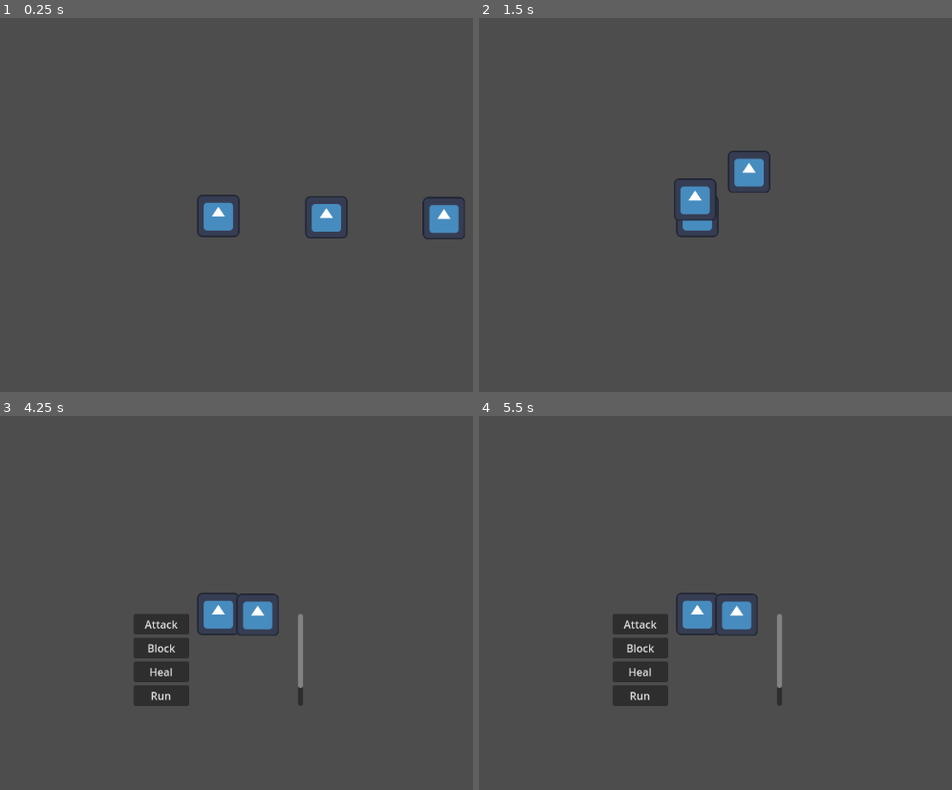
Above: before the commit, frames 1-4 (two rows, left to right).
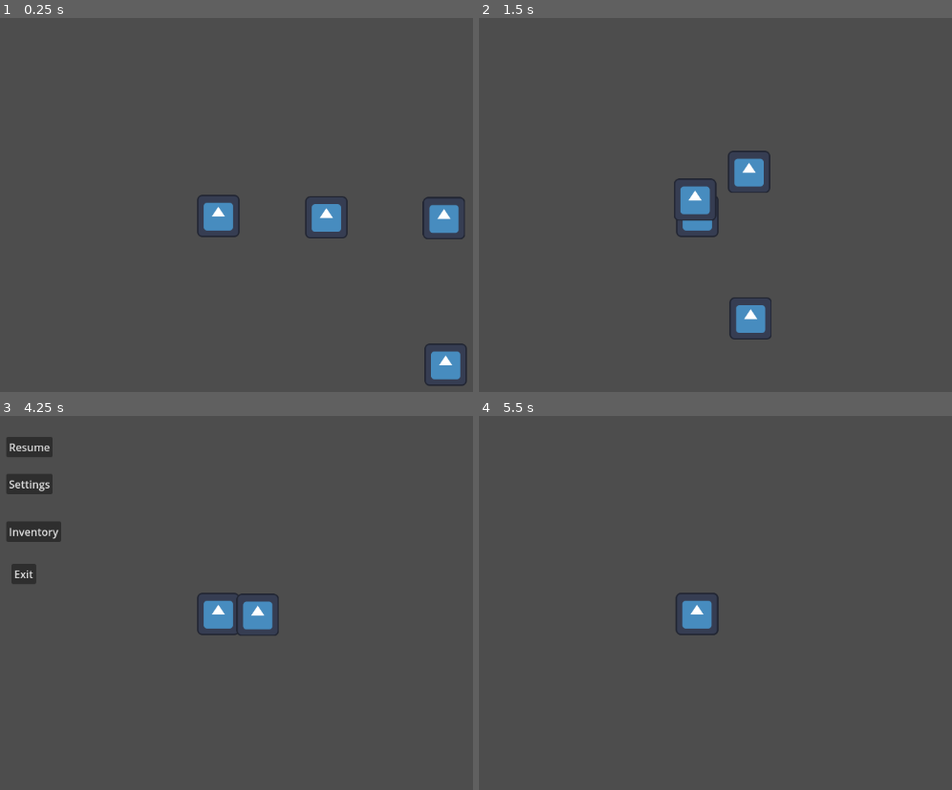
Above: after the commit, the same moments.

Repository: Routund/Mount_Belforte
Game: Godot game, scene res://Scenes/Overworld.tscn
The game is run twice, just before and just after one commit, with the same random seed, the same clock (stepped at 60 frames per second) and the same inputs. The engine's default icon, where the game draws it, is replaced by a stand-in: a white triangle on a blue panel in a dark square.
Inputs (mouse positions are in pixels of both pictures, inside the frame that each line leads up to):
- Up to frame 1 (0.25 s): no input
- Up to frame 2 (1.5 s): hold D (right) 0.53-1.28 s; hold S (down) from 1.28 s (still down)
- Up to frame 3 (4.25 s): release S (down) at 2.03 s; hold D (right) 2.03-2.78 s; hold W (up) 2.78-3.53 s; hold A (left) from 3.53 s (still down); tap Shift (inventory) at 4.15 s
- Up to frame 4 (5.5 s): release A (left) at 4.25 s; click (507, 445) at 4.25 s, where only the run after the commit has a clickable "Resume"; click (639, 718) at 5 s, where only the run before the commit has a clickable "NOTHING"

The runs differ from the first frame. In frame 1, 0.6% of the frame differs, in the area x 89-99%, y 86-99%; in frame 2, 0.6%; in frame 3, 4.4%, in the area x 1-65%, y 5-78%; in frame 4, 3.3%.

Commit message:
Pause Menu and collecting cards

Diff:
--- /dev/null
+++ b/Pause.gd
@@ -0,0 +1,32 @@
+extends CanvasLayer
+
+var paused = false
+# Called when the node enters the scene tree for the first time.
+func _ready():
+	pass # Replace with function body.
+
+
+# Called every frame. 'delta' is the elapsed time since the previous frame.
+func _process(_delta):
+	if Input.is_action_just_pressed("inventory") and paused == false:
+		get_tree().paused = true
+		paused = true
+		show()
+	elif Input.is_action_just_pressed("inventory") and paused == true:
+		get_tree().paused = false
+		paused = false
+		hide()
+
+
+func _on_button_pressed():
+	get_tree().paused = false
+	paused = false
+	hide()
+
+
+func _on_inventory_pressed():
+	$Inventory.show()
+	$Resume.hide()
+	$Settings.hide()
+	$Inventor.hide()
+	$Exit.hide()
--- a/Scenes/Overworld.tscn
+++ b/Scenes/Overworld.tscn
@@ -14,11 +14,15 @@
 
 [node name="Player" parent="." instance=ExtResource("1_l2n5d")]
 
-[node name="Nothing card" parent="." instance=ExtResource("2_bjbhx")]
+[node name="card" parent="." instance=ExtResource("2_bjbhx")]
 position = Vector2(681, 7)
 
 [node name="Slime" parent="." instance=ExtResource("3_6078i")]
 position = Vector2(466, 6)
 
 [node name="NavigationRegion2D" type="NavigationRegion2D" parent="."]
+position = Vector2(227, 247)
 navigation_polygon = SubResource("NavigationPolygon_0qgq4")
+
+[node name="card2" parent="." instance=ExtResource("2_bjbhx")]
+position = Vector2(686, 450)
--- a/Scenes/inventory.tscn
+++ b/Scenes/inventory.tscn
@@ -12,9 +12,10 @@
 anchor_top = 0.5
 anchor_right = 0.5
 anchor_bottom = 0.5
-offset_left = -128.0
-offset_right = 128.0
-offset_bottom = 139.0
+offset_left = -160.0
+offset_top = -28.0
+offset_right = 96.0
+offset_bottom = 111.0
 grow_horizontal = 2
 grow_vertical = 2
 follow_focus = true
@@ -44,12 +45,25 @@
 layout_mode = 2
 text = "Run"
 
-[node name="Nothing" type="Button" parent="ScrollContainer/VBoxContainer"]
+[node name="Poison" type="Button" parent="ScrollContainer/VBoxContainer"]
 layout_mode = 2
-text = "NOTHING"
+text = "Poison"
+
+[node name="Water" type="Button" parent="ScrollContainer/VBoxContainer"]
+layout_mode = 2
+text = "Bottled Water"
+
+[node name="go_back" type="Button" parent="."]
+offset_left = 424.0
+offset_top = 496.0
+offset_right = 528.0
+offset_bottom = 527.0
+text = "Pause menu"
 
 [connection signal="pressed" from="ScrollContainer/VBoxContainer/Attack" to="." method="_on_attack_pressed"]
 [connection signal="pressed" from="ScrollContainer/VBoxContainer/Block" to="." method="_on_block_pressed"]
 [connection signal="pressed" from="ScrollContainer/VBoxContainer/Heal" to="." method="_on_heal_pressed"]
 [connection signal="pressed" from="ScrollContainer/VBoxContainer/Run" to="." method="_on_run_pressed"]
-[connection signal="pressed" from="ScrollContainer/VBoxContainer/Nothing" to="." method="_on_nothing_pressed"]
+[connection signal="pressed" from="ScrollContainer/VBoxContainer/Poison" to="." method="_on_poison_pressed"]
+[connection signal="pressed" from="ScrollContainer/VBoxContainer/Water" to="." method="_on_water_pressed"]
+[connection signal="pressed" from="go_back" to="." method="_on_go_back_pressed"]
--- /dev/null
+++ b/Scenes/pause.tscn
@@ -0,0 +1,41 @@
+[gd_scene load_steps=3 format=3 uid="uid://y1go6d8bx2ue"]
+
+[ext_resource type="Script" path="res://Pause.gd" id="1_j0v45"]
+[ext_resource type="PackedScene" uid="uid://lvdpoi2tki" path="res://Scenes/inventory.tscn" id="2_f0ppc"]
+
+[node name="Pause" type="CanvasLayer"]
+process_mode = 3
+script = ExtResource("1_j0v45")
+
+[node name="Inventory" parent="." instance=ExtResource("2_f0ppc")]
+
+[node name="Resume" type="Button" parent="."]
+offset_left = 256.0
+offset_top = 56.0
+offset_right = 326.0
+offset_bottom = 87.0
+text = "Resume"
+
+[node name="Settings" type="Button" parent="."]
+offset_left = 256.0
+offset_top = 112.0
+offset_right = 326.0
+offset_bottom = 143.0
+text = "Settings"
+
+[node name="Inventor" type="Button" parent="."]
+offset_left = 256.0
+offset_top = 184.0
+offset_right = 339.0
+offset_bottom = 215.0
+text = "Inventory"
+
+[node name="Exit" type="Button" parent="."]
+offset_left = 264.0
+offset_top = 248.0
+offset_right = 301.0
+offset_bottom = 279.0
+text = "Exit"
+
+[connection signal="pressed" from="Resume" to="." method="_on_button_pressed"]
+[connection signal="pressed" from="Inventor" to="." method="_on_inventory_pressed"]
--- a/Scenes/player.tscn
+++ b/Scenes/player.tscn
@@ -2,7 +2,7 @@
 
 [ext_resource type="Script" path="res://Scripts/Player.gd" id="1_ubegy"]
 [ext_resource type="Texture2D" uid="uid://b5ihyqj52x60r" path="res://Sprites/icon.svg" id="2_swqc7"]
-[ext_resource type="PackedScene" uid="uid://lvdpoi2tki" path="res://Scenes/inventory.tscn" id="3_ql24e"]
+[ext_resource type="PackedScene" uid="uid://y1go6d8bx2ue" path="res://Scenes/pause.tscn" id="3_mn2gf"]
 
 [sub_resource type="RectangleShape2D" id="RectangleShape2D_djaiy"]
 size = Vector2(120, 115)
@@ -20,5 +20,5 @@
 [node name="Camera2D" type="Camera2D" parent="."]
 zoom = Vector2(0.5, 0.5)
 
-[node name="Inventory" parent="." instance=ExtResource("3_ql24e")]
+[node name="Pause" parent="." instance=ExtResource("3_mn2gf")]
 visible = false
--- a/Scenes/tester_card.tscn
+++ b/Scenes/tester_card.tscn
@@ -6,7 +6,7 @@
 [sub_resource type="RectangleShape2D" id="RectangleShape2D_b0mvf"]
 size = Vector2(116, 115)
 
-[node name="Nothing card" type="Area2D"]
+[node name="card" type="Area2D"]
 script = ExtResource("1_6i6he")
 
 [node name="CollisionShape2D" type="CollisionShape2D" parent="."]
--- a/Scripts/CanvasLayer.gd
+++ b/Scripts/CanvasLayer.gd
@@ -1,25 +1,20 @@
 extends CanvasLayer
 
-var paused = false
 var deck = 4
 
 func _ready():
 	hide()
 
 func _process(_delta):
-	if Input.is_action_just_pressed("inventory") and paused == false:
-		get_tree().paused = true
-		paused = true
-		show()
-	elif Input.is_action_just_pressed("inventory") and paused == true:
-		get_tree().paused = false
-		paused = false
-		hide()
+	if Global.poison == false:
+		$ScrollContainer/VBoxContainer/Poison.hide()
+	else:
+		$ScrollContainer/VBoxContainer/Poison.show()
 
-	if Global.nothing == false:
-		$ScrollContainer/VBoxContainer/Nothing.hide()
+	if Global.water == false:
+		$ScrollContainer/VBoxContainer/Water.hide()
 	else:
-		$ScrollContainer/VBoxContainer/Nothing.show()
+		$ScrollContainer/VBoxContainer/Water.show()
 
 func _on_block_pressed():
 	if Global.blockd == true:
@@ -53,10 +48,26 @@
 		Global.rund = true
 		deck += 1
 
-func _on_nothing_pressed():
-	if Global.nothing == true and Global.nothingd == false and deck <= 8:
+func _on_water_pressed():
+	if Global.water == true and Global.waterd == false and deck <= 8:
 		Global.nothingd = true
 		deck += 1
-	elif Global.nothing == true and Global.nothingd == true:
-		Global.nothingd = false
+	elif Global.water == true and Global.waterd == true:
+		Global.waterd = false
 		deck -= 1
+
+func _on_poison_pressed():
+	if Global.poison == true and Global.poisond == false and deck <= 8:
+		Global.poisond = true
+		deck += 1
+	elif Global.poison == true and Global.poisond == true:
+		Global.poisond = false
+		deck -= 1
+
+
+func _on_go_back_pressed():
+	hide()
+	$"../Resume".show()
+	$"../Settings".show()
+	$"../Inventor".show()
+	$"../Exit".show()
--- a/Scripts/Nothing card.gd
+++ b/Scripts/Nothing card.gd
@@ -9,5 +9,8 @@
 
 func _on_body_entered(body):
 	if body.name == "Player":
-		Global.nothing = true
+		if self.name == "card":
+			Global.poison = true
+		if self.name == "card2":
+			Global.water = true
 		queue_free()
--- a/Scripts/global.gd
+++ b/Scripts/global.gd
@@ -1,7 +1,9 @@
 extends Node
 
-var nothing = false
-var nothingd = false
+var water = false
+var waterd = false
+var poison = false
+var poisond = false
 var attackd = true
 var blockd = true
 var heald = true
